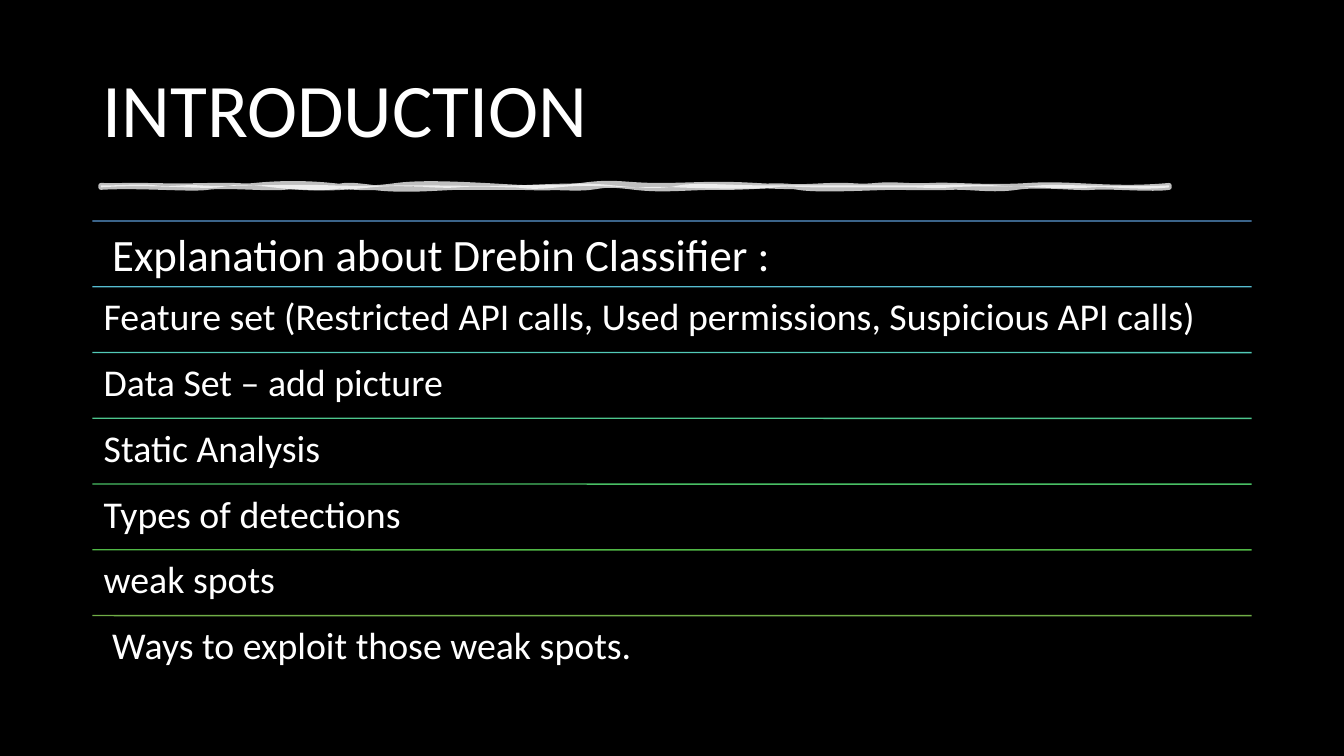
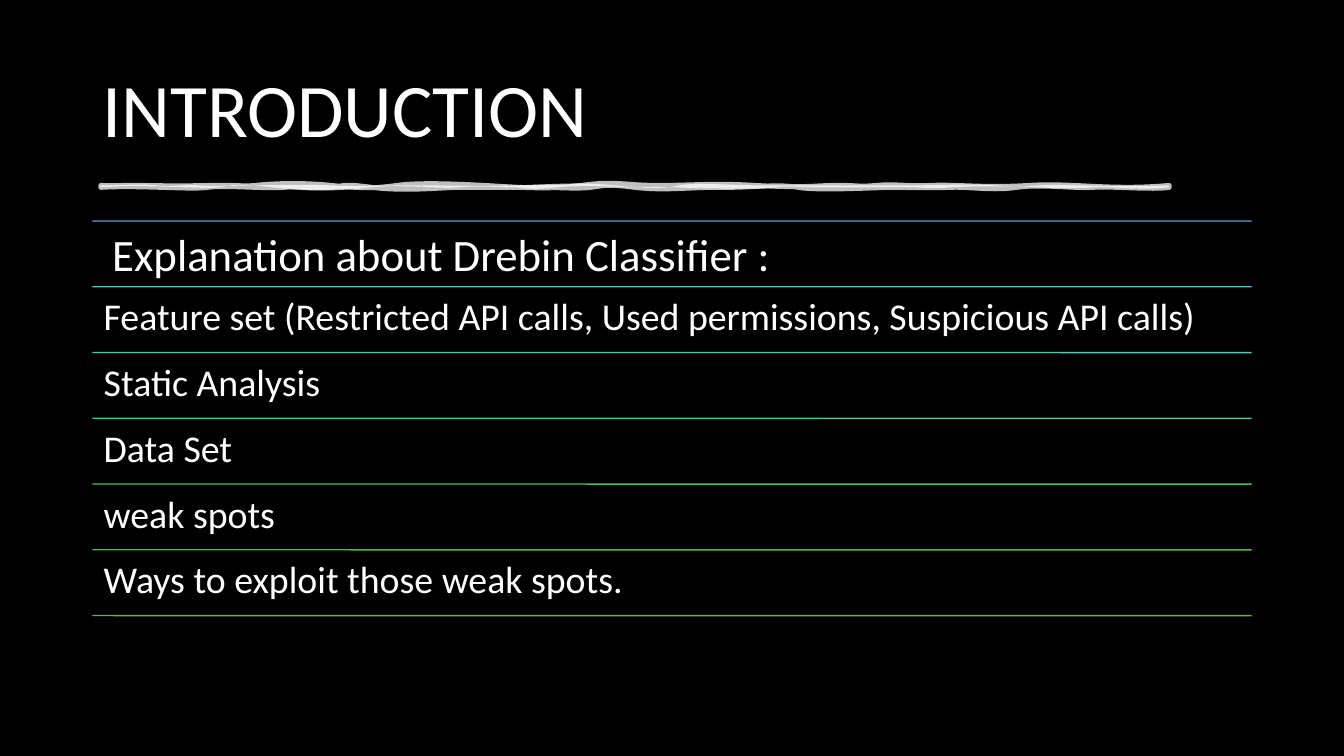
Before and after one commit to TalMalchi/drebin-android-attack, a slide deck: slide 2 of Presentation.pptx. Drawn at 1344x756 pixels with LibreOffice and Linux fonts; fonts in the diff are those of the drawing; background and template pictures are left out. Boxes give left, top, right and bottom in pixels: in the first picture for what was removed or moved away, otherwise in the second. Text is boxed around its words. In the diff, an @@ line names an element or a change of style, - is before the commit and + after.

```diff
--- a/Presentation.pptx
+++ b/Presentation.pptx
@@ text at [104, 437, 233, 463]: text changed @@
-Data Set – add picture
+Data Set
@@ text removed at [104, 501, 401, 534] @@
-Types of detections
@@ 3 texts: place and size @@
-3 texts at [104, 435, 632, 665]
+3 texts at [104, 369, 623, 599]
```
Also in this commit, not shown: 1 slide added, 1 slide removed.
